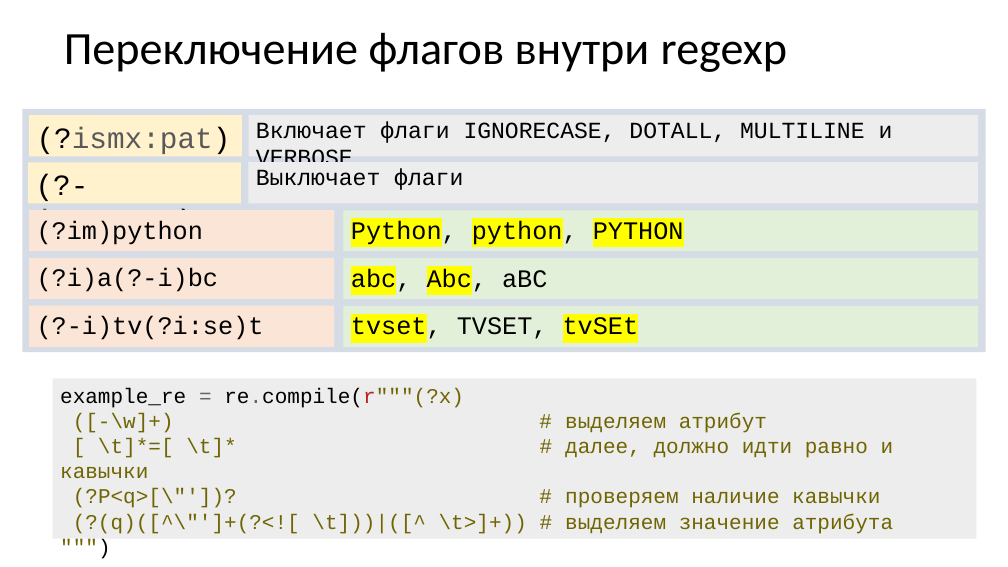
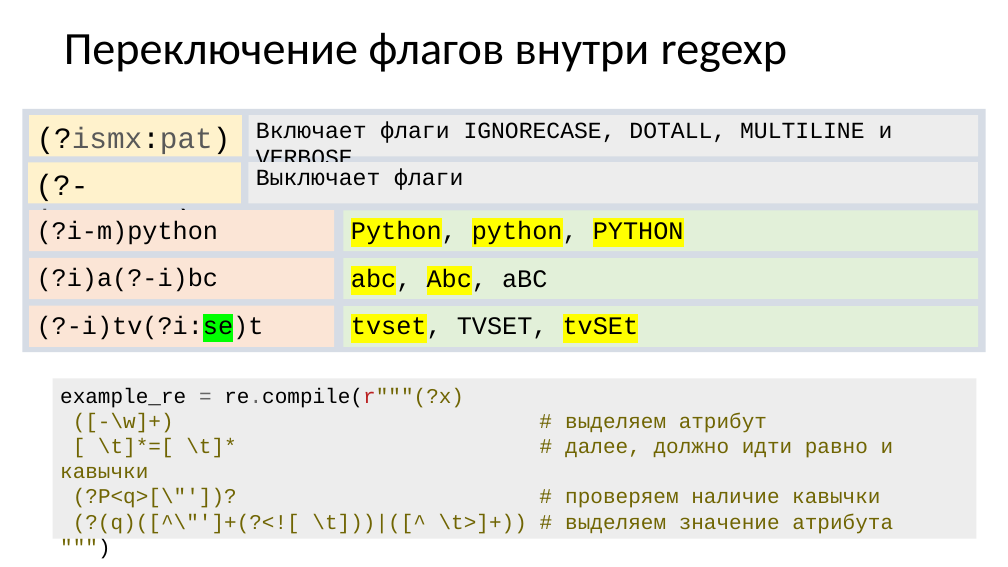
Before and after one commit to xtrueman/prog_instruments, a slide deck: slide 21 of presentations/RegularExpressions.pptx. Drawn at 1008x567 pixels with LibreOffice and Linux fonts; fonts in the diff are those of the drawing. Boxes give left, top, right and bottom in pixels: in the first picture for what was removed or moved away, otherwise in the second. Text is boxed around its words. In the diff, an @@ line names an element or a change of style, - is before the commit and + after.

```diff
--- a/presentations/RegularExpressions.pptx
+++ b/presentations/RegularExpressions.pptx
@@ text "(?ismx:pat)" at [29,115,242,157]: text colour #595959 to #000000 in "(?ismx:pat)" @@
@@ rectangle "(?-ismx:pat)" at [28,163,241,204]: text colour #595959 to #000000 in "(?-ismx:pat)" @@
@@ text in rectangle at [37,220,219,245]: text changed @@
-(?im)python
+(?i-m)python
@@ rectangle "(?-i)tv(?i:se)t" at [29,306,334,347]: highlight none to #00FF00 in "(?-i)tv(?i:se)t" @@
```
Also in this commit, not shown: 9 other slides changed, 1 slide added, 2 other files.
